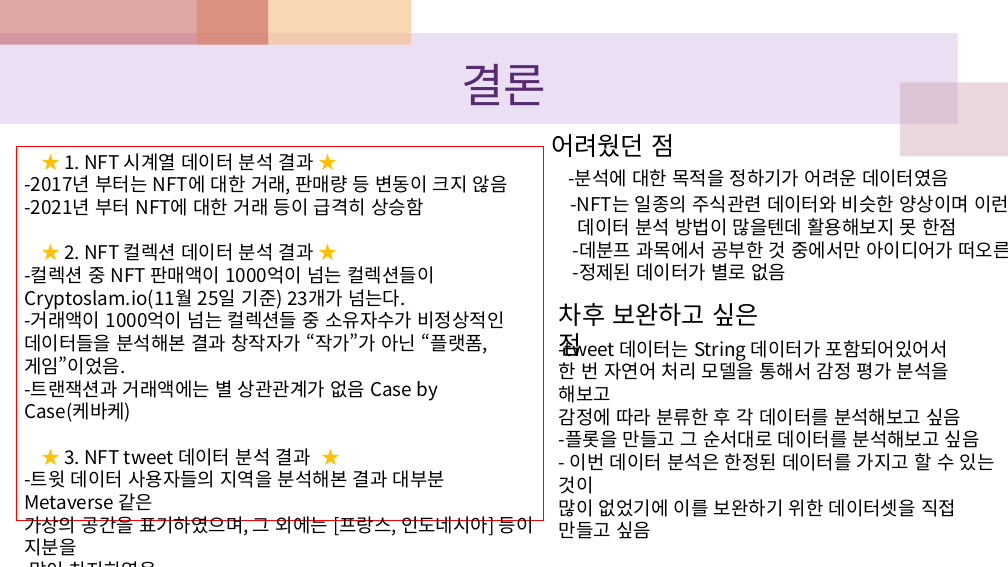
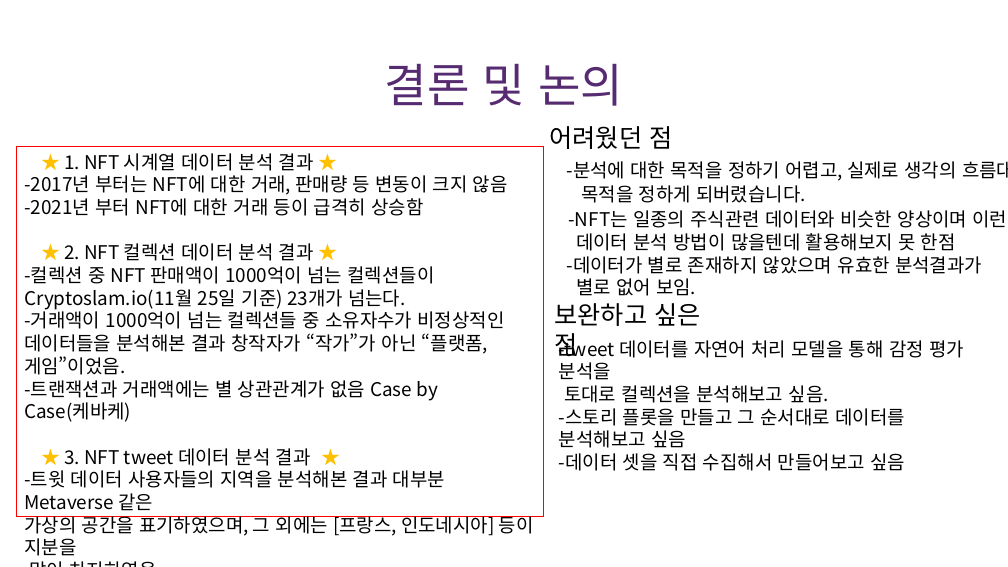
Before and after one commit to cgw03Lau/DAP__, a slide deck: slide 15 of DAP_Project/데분프 발표.pptx (slide 16 before the commit). Drawn at 1008x567 pixels with LibreOffice and Linux fonts; fonts in the diff are those of the drawing. Boxes give left, top, right and bottom in pixels: in the first picture for what was removed or moved away, otherwise in the second. Text is boxed around its words. In the diff, an @@ line names an element or a change of style, - is before the commit and + after.

```diff
--- a/DAP_Project/데분프 발표.pptx
+++ b/DAP_Project/데분프 발표.pptx
@@ rectangle removed at box(0, 0, 268, 45) @@
@@ rectangle removed at box(197, 0, 411, 45) @@
@@ rectangle removed at box(0, 33, 958, 124) @@
@@ title at box(385, 63, 623, 106): text changed @@
-결론
+결론 및 논의
@@ rectangle removed at box(901, 82, 1008, 157) @@
@@ text "어려웠던 점": place and size @@
-text "어려웠던 점" at box(551, 134, 1008, 281)
+text "어려웠던 점" at box(550, 126, 1008, 296)
@@ rectangle "★ 1. NFT 시계열 데이터 ...": place and size @@
-rectangle "★ 1. NFT 시계열 데이터 ..." at box(17, 147, 544, 521)
+rectangle "★ 1. NFT 시계열 데이터 ..." at box(17, 147, 544, 516)
@@ text at box(567, 161, 1008, 203): text changed @@
--분석에 대한 목적을 정하기가 어려운 데이터였음
+-분석에 대한 목적을 정하기 어렵고, 실제로 생각의 흐름대로
+목적을 정하게 되버렸습니다.
@@ text at box(567, 256, 982, 296): text changed @@
--데분프 과목에서 공부한 것 중에서만 아이디어가 떠오른 점
--정제된 데이터가 별로 없음
+-데이터가 별로 존재하지 않았으며 유효한 분석결과가
+별로 없어 보임.
@@ text at box(554, 303, 700, 357): text changed @@
-차후 보완하고 싶은 점
+보완하고 싶은 점
@@ text at box(559, 336, 964, 471): text changed @@
--tweet 데이터는 String 데이터가 포함되어있어서
-한 번 자연어 처리 모델을 통해서 감정 평가 분석을 해보고
-감정에 따라 분류한 후 각 데이터를 분석해보고 싶음
--플롯을 만들고 그 순서대로 데이터를 분석해보고 싶음
-- 이번 데이터 분석은 한정된 데이터를 가지고 할 수 있는 것이
-많이 없었기에 이를 보완하기 위한 데이터셋을 직접 만들고 싶음
+-tweet 데이터를 자연어 처리 모델을 통해 감정 평가 분석을
+토대로 컬렉션을 분석해보고 싶음.
+-스토리 플롯을 만들고 그 순서대로 데이터를 분석해보고 싶음
+-데이터 셋을 직접 수집해서 만들어보고 싶음
```
Also in this commit, not shown: 13 other slides changed, 1 slide added, 1 slide removed.
